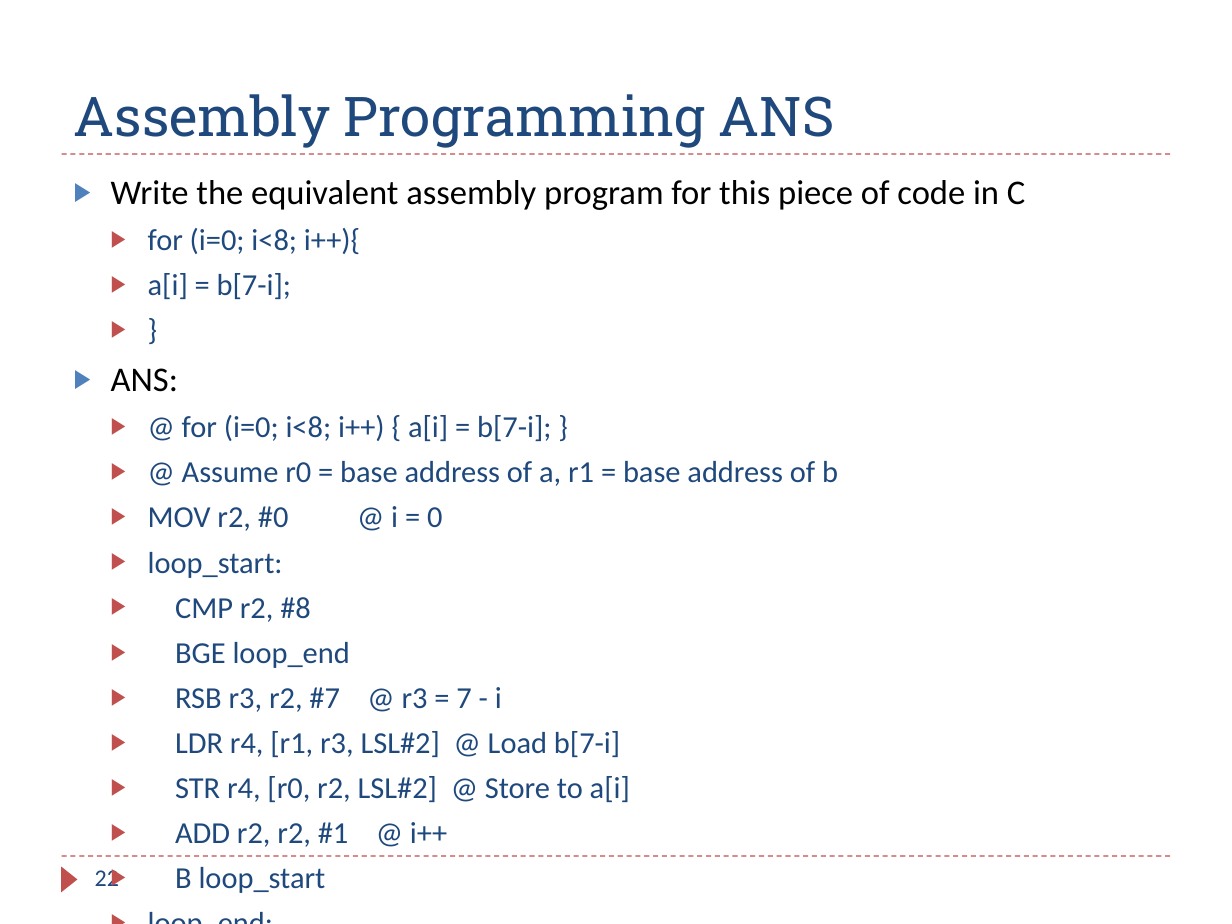
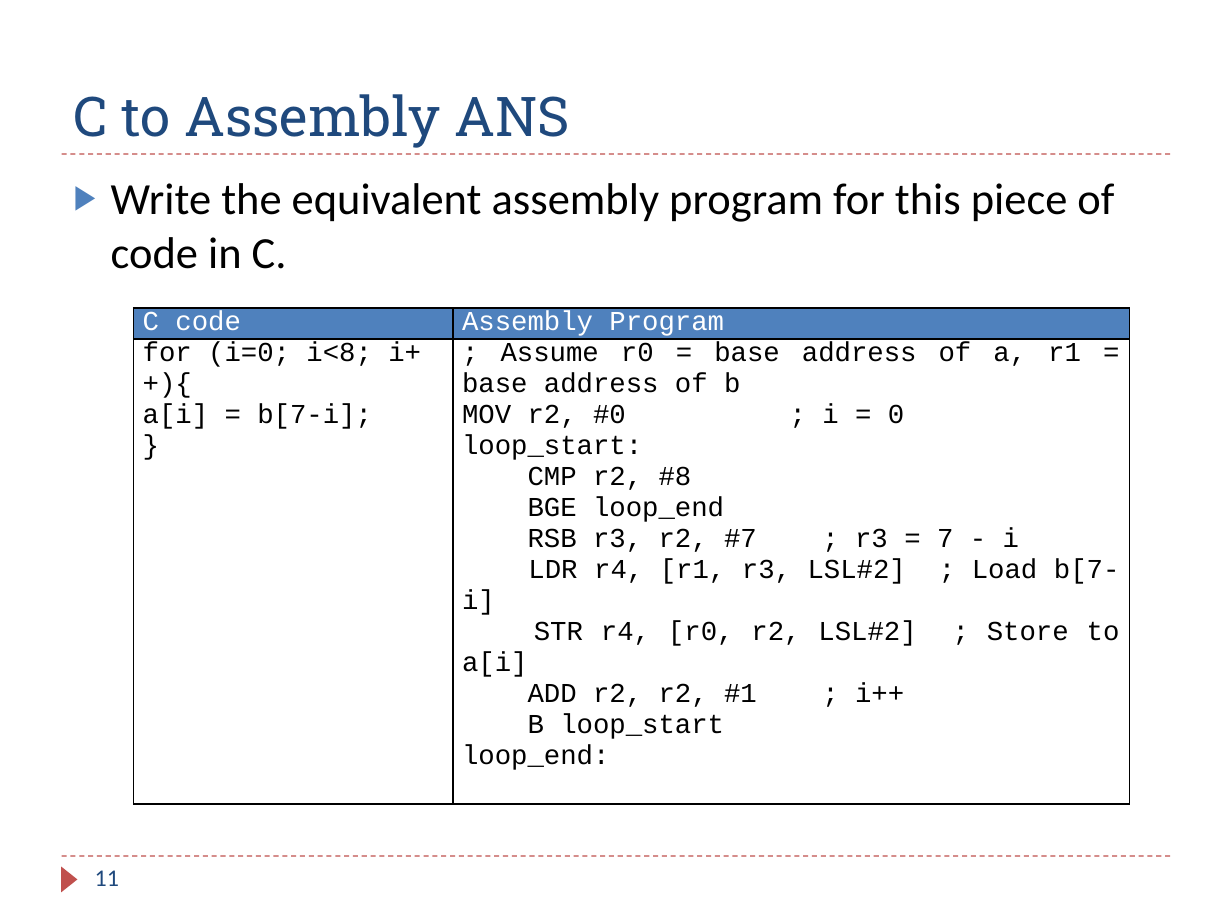
Before and after one commit to guhofstra/CSC111Fa25, a slide deck: slide 11 of PPTs/Ch6_ARM_Flow_Control_Exercises_ANS.pptx (slide 22 before the commit). Drawn at 1232x924 pixels with LibreOffice and Linux fonts; fonts in the diff are those of the drawing. Boxes give left, top, right and bottom in pixels: in the first picture for what was removed or moved away, otherwise in the second. Text is boxed around its words. In the diff, an @@ line names an element or a change of style, - is before the commit and + after.

```diff
--- a/PPTs/Ch6_ARM_Flow_Control_Exercises_ANS.pptx
+++ b/PPTs/Ch6_ARM_Flow_Control_Exercises_ANS.pptx
@@ title at (x1=74, y1=94, x2=570, y2=148): text changed @@
-Assembly Programming ANS
+C to Assembly ANS
@@ text at (x1=111, y1=183, x2=1114, y2=269): text changed; size 17.8 to 26 pt; text colour #1F497D to #000000 @@
-▶ Write the equivalent assembly program for this piece of code in C
-  ▶ for (i=0; i<8; i++){
-  ▶ a[i] = b[7-i];
-  ▶ }
-▶ ANS:
-  ▶ @ for (i=0; i<8; i++) { a[i] = b[7-i]; }
-  ▶ @ Assume r0 = base address of a, r1 = base address of b
-  ▶ MOV r2, #0 @ i = 0
-  ▶ loop_start:
-  ▶ CMP r2, #8
-  ▶ BGE loop_end
-  ▶ RSB r3, r2, #7 @ r3 = 7 - i
-  ▶ LDR r4, [r1, r3, LSL#2] @ Load b[7-i]
-  ▶ STR r4, [r0, r2, LSL#2] @ Store to a[i]
-  ▶ ADD r2, r2, #1 @ i++
-  ▶ B loop_start
-  ▶ loop_end:
+▶ Write the equivalent assembly program for this piece of code in C.
@@ table added at (x1=133, y1=308, x2=1129, y2=801), 2 rows, 2 columns @@
+C code | Assembly Program
+for (i=0; i<8; i++){ / a[i] = b[7-i]; / } | ; Assume r0 = base address of a, r1 = base address of b / MOV r2, #0 ; i = 0 / loop_start: / CMP r2, #8 / BGE loop_end / RSB r3, r2, #7 ; r3 = 7 - i / LDR r4, [r1, r3, LSL#2] ; Load b[7-i] / STR r4, [r0, r2, LSL#2] ; Store to a[i] / ADD r2, r2, #1 ; i++ / B loop_start / loop_end:
@@ page number at (x1=95, y1=870, x2=119, y2=886): text changed @@
-22
+11
```
Also in this commit, not shown: 11 other slides changed, 10 slides added, 17 other files.
